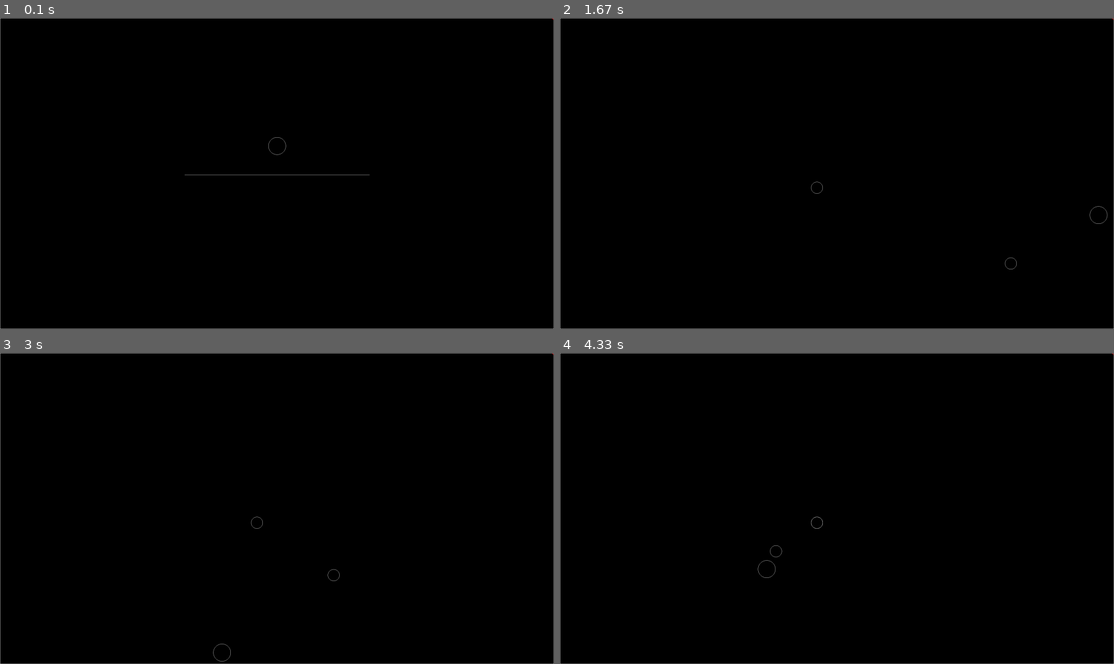
Above: before the commit, frames 1-4 (two rows, left to right).
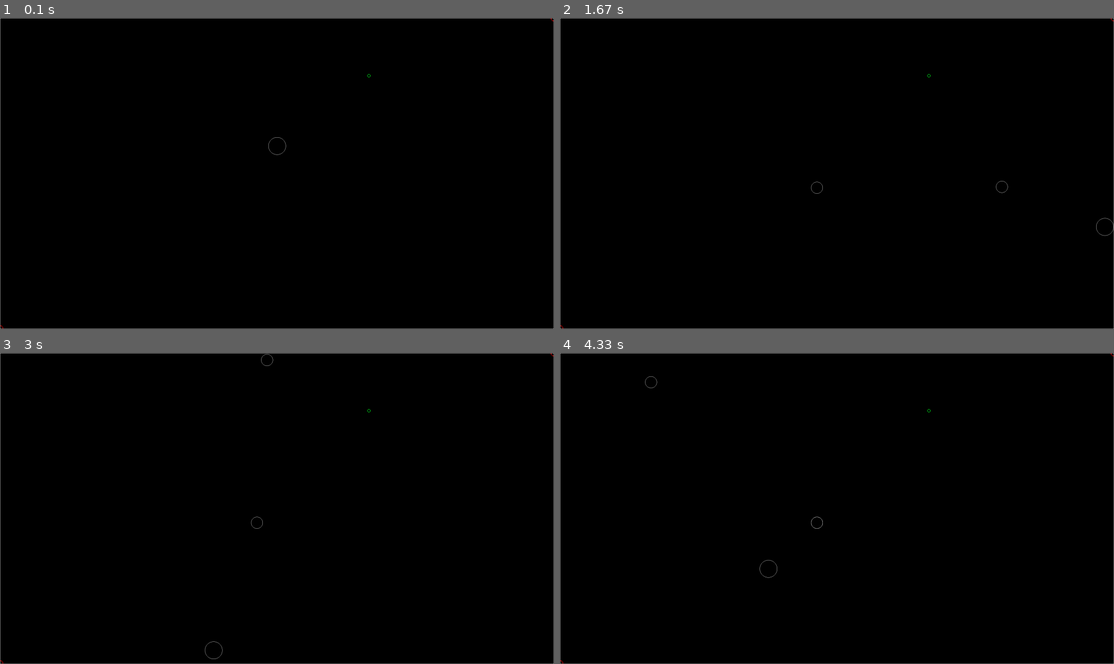
Above: after the commit, the same moments.

Repository: MoronicRocketFanatic/Pythonic_Physics_Engine
Game: pygame game, started from source/main.py
Two runs of this game, one before a commit and one after it. Both use one fixed random seed, a clock stepped at 60 frames per second and the inputs below.
Inputs (mouse positions are in pixels of both pictures, inside the frame that each line leads up to):
- Up to frame 1 (0.1 s): no input
- Up to frame 2 (1.67 s): tap 1 at 0.33, 1.65 s; hold Right 0.67-1.13 s; move the mouse to (814, 189) at 0.7 s; hold Up 1.17-1.47 s; hold Right from 1.5 s (still down)
- Up to frame 3 (3 s): release Right at 1.97 s; hold Left 2-2.53 s; hold Down 2.57-2.87 s; hold Left from 2.9 s (still down)
- Up to frame 4 (4.33 s): tap 1 at 3.05 s; release Left at 3.3 s; hold Up 3.33-3.7 s; hold Right from 3.73 s (still down)

The runs differ from the first frame. In frame 1, less than 0.1% of the frame differs, in the area x 0-100%, y 0-100%; in frame 2, less than 0.1%; in frame 3, less than 0.1%; in frame 4, less than 0.1%.

Commit message:
bad line acelleration collision

Diff:
--- a/source/main.py
+++ b/source/main.py
@@ -28,10 +28,11 @@
 #objects
 # grav_objects = [Ball(display, WINDOW_WIDTH/2, WINDOW_HEIGHT/2)]
 # grav_objects = [Ball(display, WINDOW_WIDTH/2, WINDOW_HEIGHT/2-100, 30), Line(display, WINDOW_WIDTH/3, WINDOW_HEIGHT/2, WINDOW_WIDTH/3*2, WINDOW_HEIGHT/2), Line(display, WINDOW_WIDTH/3+50, WINDOW_HEIGHT/2-1000, WINDOW_WIDTH/3+50, WINDOW_HEIGHT/2-100)]
-grav_objects = [Ball(display, Vector2(WINDOW_WIDTH/2, WINDOW_HEIGHT/2-100), 30), Line(display, Vector2(WINDOW_WIDTH/3, WINDOW_HEIGHT/2), Vector2(WINDOW_WIDTH/3*2, WINDOW_HEIGHT/2))]
+# grav_objects = [Ball(display, Vector2(WINDOW_WIDTH/2, WINDOW_HEIGHT/2-100), 30), Line(display, Vector2(WINDOW_WIDTH/3, WINDOW_HEIGHT/2), Vector2(WINDOW_WIDTH/3*2, WINDOW_HEIGHT/2))]
+grav_objects = [Ball(display, Vector2(WINDOW_WIDTH/2, WINDOW_HEIGHT/2-100), 30)]
 # no_grav_objects = [Line(display, 0, 0, 0, WINDOW_HEIGHT-1, anchored=True), Line(display, 0, WINDOW_HEIGHT-1, WINDOW_W …(181 unchanged characters)…
 no_grav_objects = [Ball(display, Vector2(WINDOW_WIDTH/2, WINDOW_HEIGHT/2+100), anchored=True), Ball(display, Vector2(WI …(253 unchanged characters)…
-not_mouse_objects = [Line(display, Vector2(0, 0), Vector2(0, WINDOW_HEIGHT-1), anchored=True), Line(display, Vector2(0, WINDOW_HEIGHT-1), Vector2(WINDOW_WIDTH-1, WINDOW_HEIGHT-1), anchored=True), Line(display, Vector2(WINDOW_WIDTH-1, WINDOW_HEIGHT-1), Vector2(WINDOW_WIDTH-1, 0), anchored=True), Line(display, Vector2(0, 0), Vector2(WINDOW_WIDTH-1, 0), anchored=True)]
+not_mouse_objects = [Line(display, Vector2(0, 0), Vector2(0, WINDOW_HEIGHT-2), anchored=True), Line(display, Vector2(0, WINDOW_HEIGHT-1), Vector2(WINDOW_WIDTH-1, WINDOW_HEIGHT-1), anchored=True), Line(display, Vector2(WINDOW_WIDTH-1, WINDOW_HEIGHT-1), Vector2(WINDOW_WIDTH-1, 0+1), anchored=True), Line(display, Vector2(0, 0), Vector2(WINDOW_WIDTH-1, 0), anchored=True)]
 invisible_physics_objects = [] #for invisible walls, etc
 rendered_objects = [] #rendered but without collisions, gui maybe?
 
--- a/source/solver.py
+++ b/source/solver.py
@@ -88,9 +88,6 @@
 
             gfxdraw.aacircle(self.surface, int(self.position[0]), int(self.position[1]), self.radius, self.color)
             return True
-
-
-
 
 
 
@@ -375,6 +372,14 @@
         Returns:
             bool: True or false of collision.
         """
+
+        line_1.segment_vector = line_1.position_2 - line_1.position #figure out the directions of lines
+        gfxdraw.aacircle(line_1.surface, int(line_1.segment_vector[0]), int(line_1.segment_vector[1]), 10, (255, 0, 0))
+
+        line_1.normals = [Vector2((-1*(line_1.position_2[1] - line_1.position[1]), (line_1.position_2[0] - line_1.position[0]))), Vector2(((line_1.position_2[1] - line_1.position[1]), -1*(line_1.position_2[0] - line_1.position[0])))]
+        gfxdraw.aacircle(line_1.surface, int(line_1.normals[0][0]+200), int(line_1.normals[0][1]+200), 5, (0, 255, 0))
+        gfxdraw.aacircle(line_1.surface, int(line_1.normals[1][0]+200), int(line_1.normals[1][1]+200), 5, (0, 0, 255))
+
         x_1 = line_1.position[0] #set x's and y's for easier experience
         x_2 = line_1.position_2[0]
         y_1 = line_1.position[1]
@@ -401,14 +406,52 @@
             return False
 
         intersection_position = Vector2(x_1 + (intersect_distance_1 * (x_2 - x_1)), y_1 + (intersect_distance_1 * (y_2 - y_1)))
-        gfxdraw.aacircle(line_1.surface, int(intersection_position[0]), int(intersection_position[1]), 5, (255, 0, 0))
+        try:
+            gfxdraw.aacircle(line_1.surface, int(intersection_position[0]), int(intersection_position[1]), 5, (255, 0, 0))
+        except OverflowError:
+            pass
 
         line_1.segment_vector = line_1.position_2 - line_1.position #figure out the directions of lines
+
+        line_1.normals = [Vector2((-1*(line_1.position_2[1] - line_1.position[1]), (line_1.position_2[0] - line_1.position[0]))), Vector2(((line_1.position_2[1] - line_1.position[1]), -1*(line_1.position_2[0] - line_1.position[0])))]
+        line_2.normals = [Vector2((-1*(line_2.position_2[1] - line_2.position[1]), (line_2.position_2[0] - line_2.position[0]))), Vector2(((line_2.position_2[1] - line_2.position[1]), -1*(line_2.position_2[0] - line_2.position[0])))]
+        # line_1.normal = line_1.segment_vector.rotate(90)
+        # gfxdraw.line(line_1.surface, int(line_1.segment_vector[0]), int(line_1.segment_vector[1]), int(line_1.normal[0]), int(line_1.normal[1]), (0, 255, 0))
+
+
         line_2.segment_vector = line_2.position_2 - line_2.position
-
-        line_1.position = line_1.position + (intersect_distance_1 * .5) * line_1.segment_vector *(not line_1.anchored) #distance along the line * the line direction + the original point
-        line_1.position_2 = line_1.position_2 + (intersect_distance_1 * .5) * line_1.segment_vector *(not line_1.anchored)
-        line_2.position = line_2.position - (intersect_distance_2 * .5) * line_2.segment_vector *(not line_2.anchored) #same as the other but minus
-        line_2.position_2 = line_2.position_2 - (intersect_distance_2 * .5) * line_2.segment_vector *(not line_2.anchored)
+        # gfxdraw.line(line_1.surface, int(line_2.position[0]), int(line_2.position[1]), int(line_2.segment_vector[0]), int(line_2.segment_vector[1]), (255, 0, 0))
+        line_2.normal = line_2.segment_vector.rotate(90)
+        # gfxdraw.line(line_1.surface, int(line_2.segment_vector[0]), int(line_2.segment_vector[1]), int(line_2.normal[0]), int(line_2.normal[1]), (0, 255, 0))
+
+        # collision_axis = line_2.normal - line_1.normal
+
+        # line_1.position += (0.5 * collision_axis) * (not line_1.anchored)
+        # line_1.position_2 += (0.5 * collision_axis) * (not line_1.anchored)
+        # line_2.position += (0.5 * collision_axis) * (not line_2.anchored)
+        # line_2.position_2 += (0.5 * collision_axis) * (not line_2.anchored)
+
+
+
+        # line_1_old_segment_vector = line_1.last_position_2 - line_1.last_position
+        # line_1_velocity_vector = line_1_old_segment_vector - line_1.segment_vector
+        # line_1_velocity_vector = line_1.last_position - line_1.position
+
+
+        # reflection = line_1_velocity_vector.reflect_ip(line_2.normal)
+        # reflection = Vector2(reflection[0], reflection[1])
+        # final_reflection = reflection.reflect_ip(line_2.segment_vector)
+        # final_reflection = Vector2(final_reflection[0], final_reflection)
+        line_1_velocity_vector = line_1.position - line_1.last_position
+        final_reflection = line_1_velocity_vector
+        final_reflection.reflect_ip(line_2.normals[0])
+        # final_reflection.reflect_ip(line_2.segment_vector)
+
+        line_1.accelerate(final_reflection*1000000)
+
+        # line_1.position = line_1.position + (intersect_distance_1 * .5) * line_1.segment_vector *(not line_1.anchored) #distance along the line * the line direction + the original point
+        # line_1.position_2 = line_1.position_2 + (intersect_distance_1 * .5) * line_1.segment_vector *(not line_1.anchored)
+        # line_2.position = line_2.position - (intersect_distance_2 * .5) * line_2.segment_vector *(not line_2.anchored) #same as the other but minus
+        # line_2.position_2 = line_2.position_2 - (intersect_distance_2 * .5) * line_2.segment_vector *(not line_2.anchored)
 
         return True
